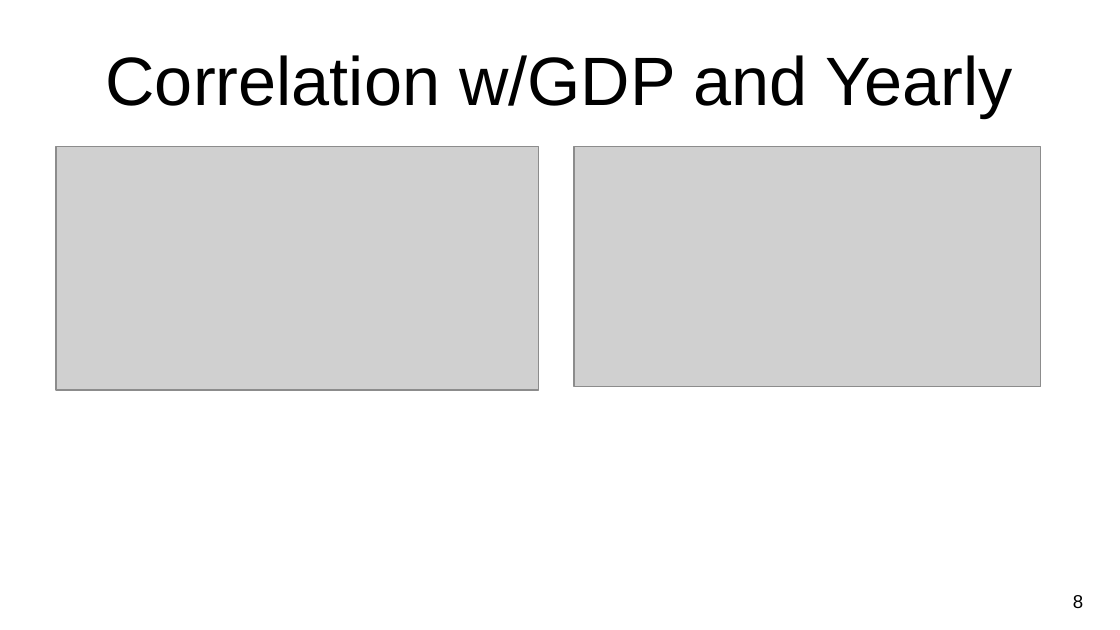
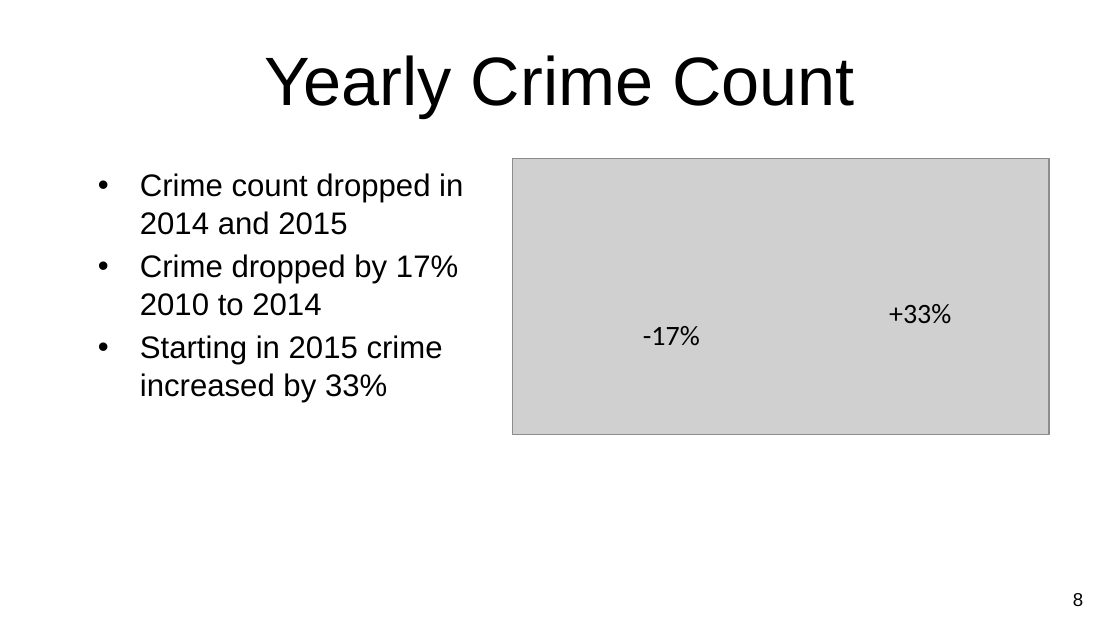
Before and after one commit to MasonMcCoy/Chicago_Crime, a slide deck: slide 9 of NU-Project1_ChicagoMagMile_Crime.pptx. Drawn at 1120x630 pixels with LibreOffice and Linux fonts; fonts in the diff are those of the drawing; grey boxes stand for pictures; background and template pictures are left out. Boxes give left, top, right and bottom in pixels: in the first picture for what was removed or moved away, otherwise in the second. Text is boxed around its words. In the diff, an @@ line names an element or a change of style, - is before the commit and + after.

```diff
--- a/NU-Project1_ChicagoMagMile_Crime.pptx
+++ b/NU-Project1_ChicagoMagMile_Crime.pptx
@@ title at [264,55,855,117]: text changed @@
-Correlation w/GDP and Yearly
+Yearly Crime Count
@@ picture removed at [56,147,539,390] @@
@@ text added at [140,173,463,402], 20 pt, text #000000 @@
+• Crime count dropped in 2014 and 2015
+• Crime dropped by 17% 2010 to 2014
+• Starting in 2015 crime increased by 33%
@@ picture: place and size @@
-picture at [573,147,1040,386]
+picture at [513,158,1049,435]
@@ text added at [643,326,700,346], 18 pt, text #000000 @@
+-17%
@@ text added at [889,304,951,324], 18 pt, text #000000 @@
++33%
@@ page number at [1073,593,1083,606]: line spacing 1 to 0.9; more space between paragraphs @@
```
Also in this commit, not shown: 3 other slides changed.
